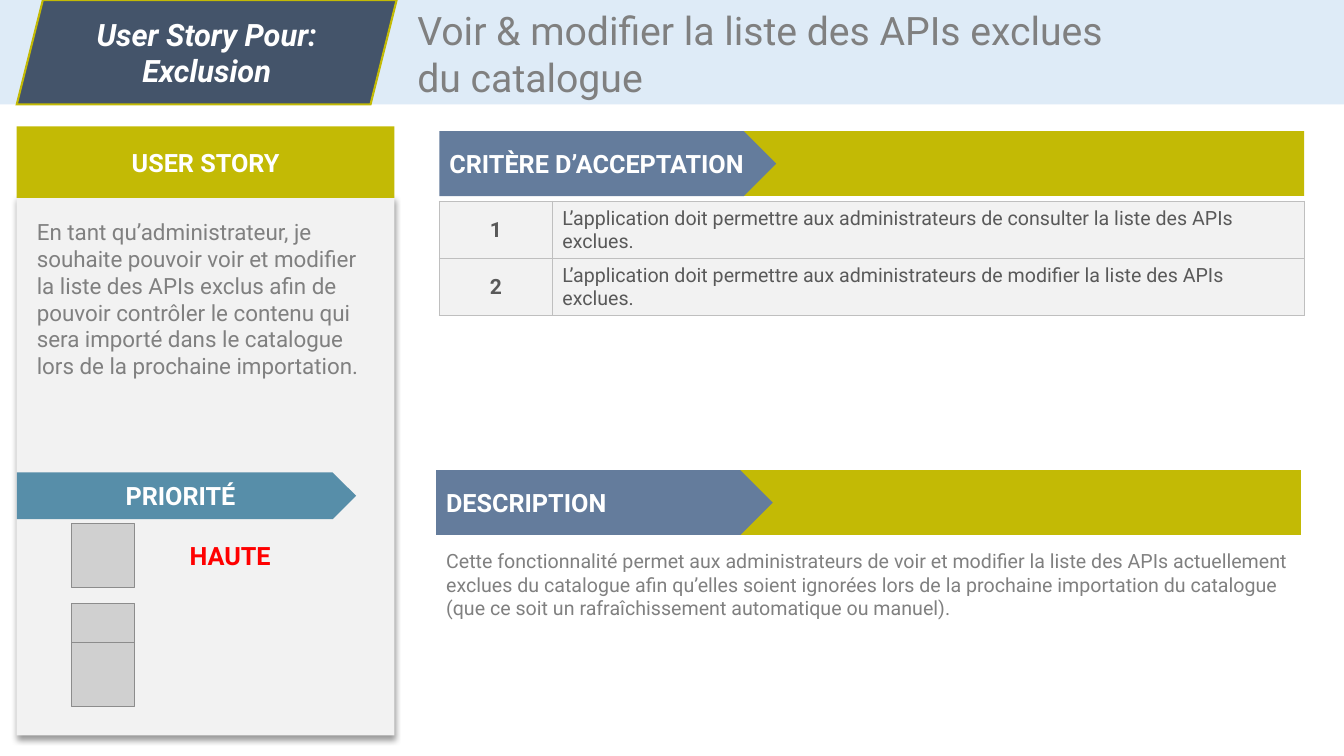
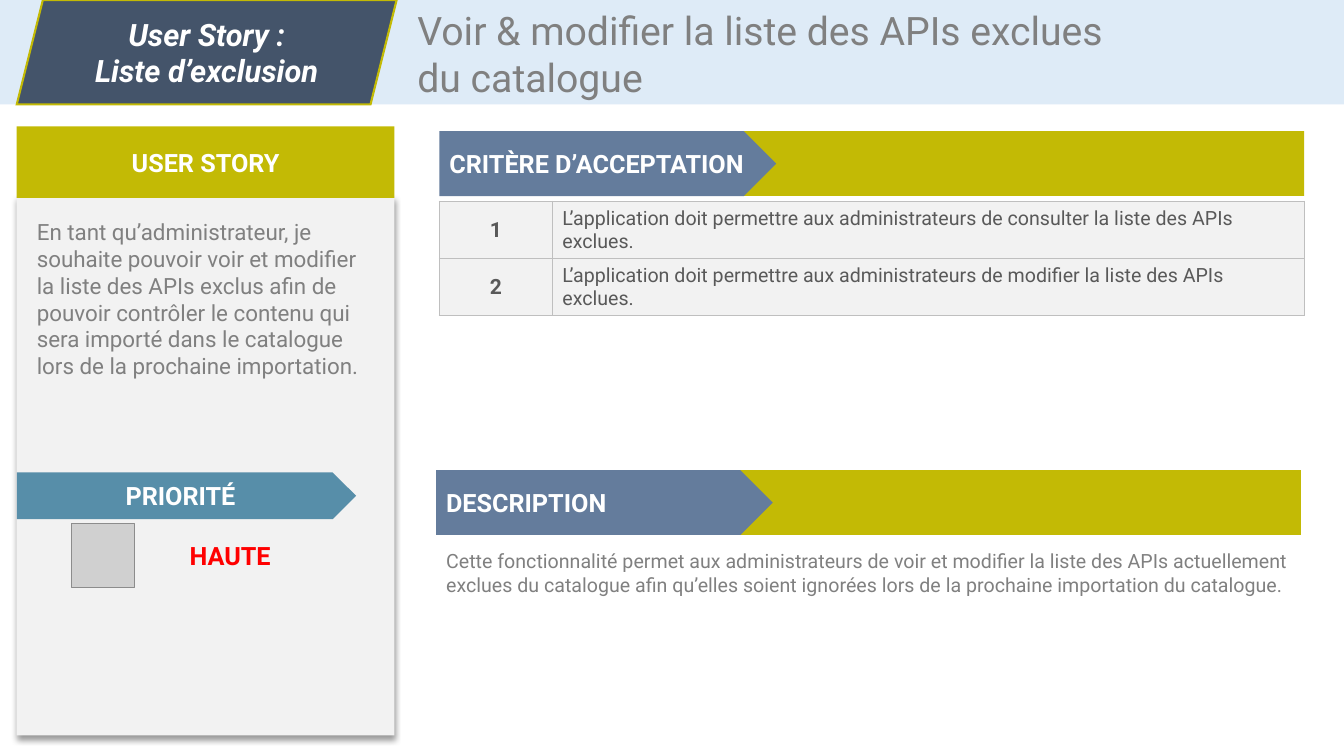
Before and after one commit to CC4K/api-catalog-development, a slide deck: slide 9 of reports/S3-User-Stories/user-stories-dev.odp (slide 6 before the commit). Drawn at 1344x756 pixels with LibreOffice and Linux fonts; fonts in the diff are those of the drawing; grey boxes stand for pictures. Boxes give left, top, right and bottom in pixels: in the first picture for what was removed or moved away, otherwise in the second. Text is boxed around its words. In the diff, an @@ line names an element or a change of style, - is before the commit and + after.

Commit message:
updated user stories (meeting tomorrow)

```diff
--- a/reports/S3-User-Stories/user-stories-dev.odp
+++ b/reports/S3-User-Stories/user-stories-dev.odp
@@ text in parallelogram at box(95, 24, 318, 83): text changed @@
-User Story Pour: Exclusion
+User Story :
+Liste d’exclusion
@@ text at box(446, 553, 1286, 596): text changed @@
-Cette fonctionnalité permet aux administrateurs de voir et modifier la liste des APIs actuellement exclues du catalogue afin qu’elles soient ignorées lors de la prochaine importation du catalogue (que ce soit un rafraîchissement automatique ou manuel).
+Cette fonctionnalité permet aux administrateurs de voir et modifier la liste des APIs actuellement exclues du catalogue afin qu’elles soient ignorées lors de la prochaine importation du catalogue.
@@ picture removed at box(72, 602, 135, 666) @@
@@ picture removed at box(72, 643, 135, 706) @@
```
Also in this commit, not shown: 9 other slides changed, 4 slides added, 1 slide removed, 11 other files.
